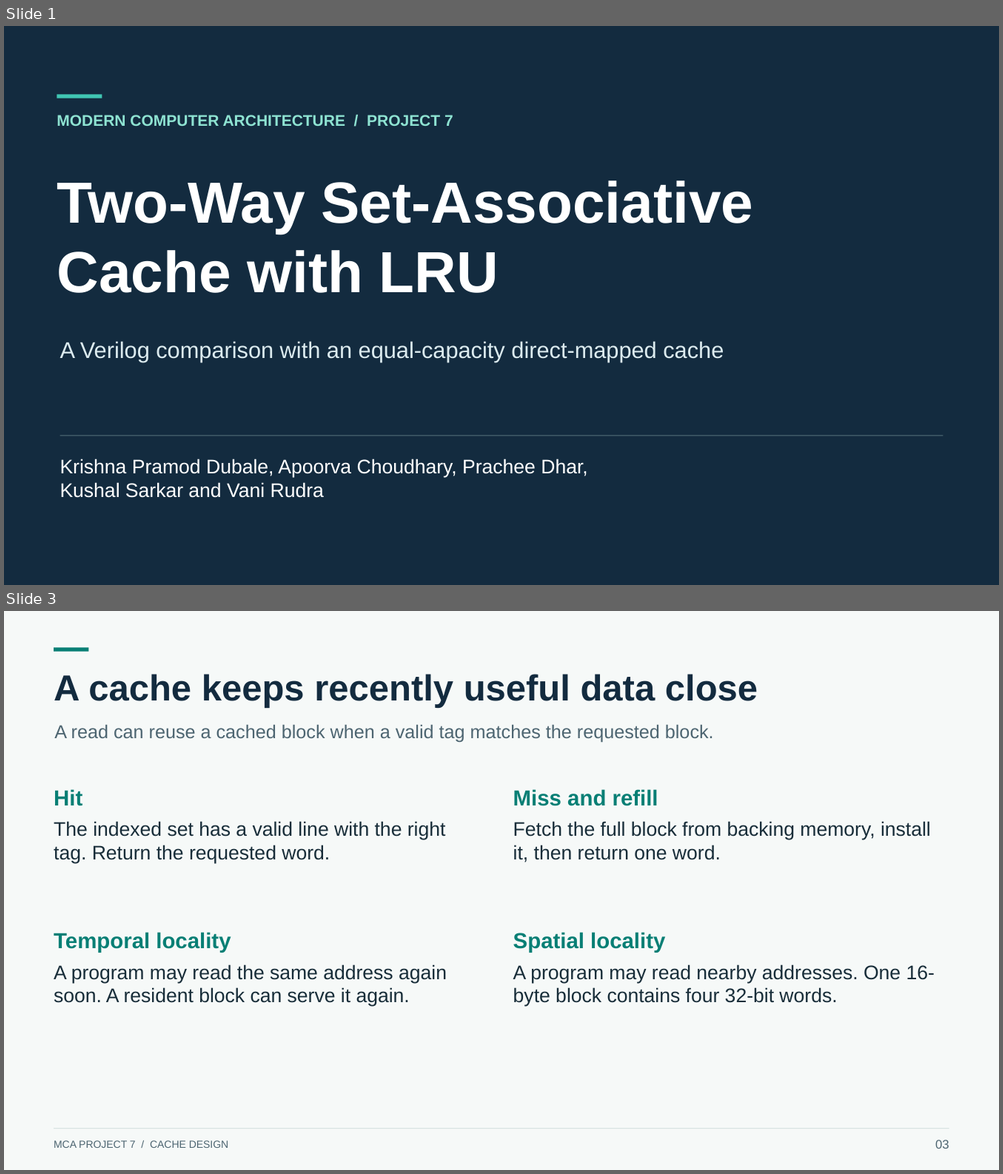
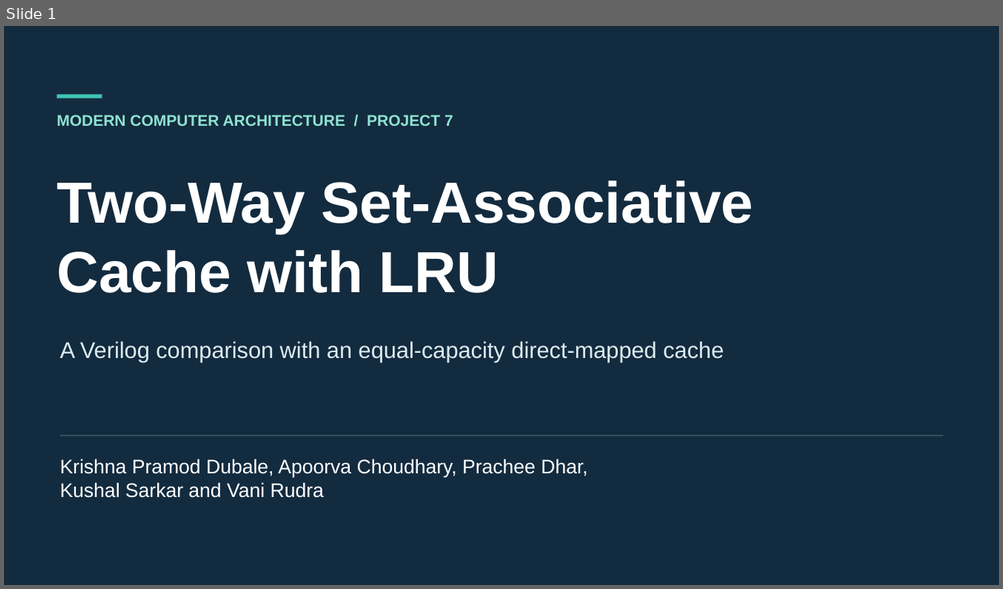
Before and after one commit to Kushal425/MCA-Project7-Team-5-1-MUX, a slide deck: phase2/presentation/MCA-Project7-Presentation.pptx. Shown one above the other, each under a label of ours: slides 1 and 3 before the commit, slide 1 after it; the slides between them are not shown. The pictures are 1003x1174 and 1003x589 pixels, drawn with LibreOffice and Linux fonts; fonts in the diff are those of the drawing. Boxes give left, top, right and bottom in pixels: in the first picture for what was removed or moved away, otherwise in the second. Text is boxed around its words. In the diff, an @@ line names an element or a change of style, - is before the commit and + after.

```diff
--- a/phase2/presentation/MCA-Project7-Presentation.pptx
+++ b/phase2/presentation/MCA-Project7-Presentation.pptx
@@ slide 3 removed at box(4, 611, 999, 1170), background #F6F9F8 @@
@@ rectangle removed at box(54, 647, 89, 651) @@
@@ text removed at box(54, 674, 757, 708) @@
-A cache keeps recently useful data close
@@ text removed at box(54, 724, 714, 742) @@
-A read can reuse a cached block when a valid tag matches the requested block.
@@ text removed at box(54, 789, 82, 806) @@
-Hit
@@ text removed at box(513, 789, 658, 806) @@
-Miss and refill
@@ text removed at box(54, 821, 446, 864) @@
-The indexed set has a valid line with the right tag. Return the requested word.
@@ text removed at box(513, 821, 930, 863) @@
-Fetch the full block from backing memory, install it, then return one word.
@@ text removed at box(54, 932, 230, 953) @@
-Temporal locality
@@ text removed at box(513, 932, 665, 953) @@
-Spatial locality
@@ text removed at box(54, 965, 447, 1007) @@
-A program may read the same address again soon. A resident block can serve it again.
@@ text removed at box(513, 965, 934, 1007) @@
-A program may read nearby addresses. One 16-byte block contains four 32-bit words.
@@ text removed at box(54, 1141, 228, 1148) @@
-MCA PROJECT 7 / CACHE DESIGN
@@ rectangle removed at box(54, 1129, 949, 1130) @@
@@ text removed at box(935, 1140, 949, 1149) @@
-03
```
Also in this commit, not shown: 9 slides changed, 4 other slides removed.
